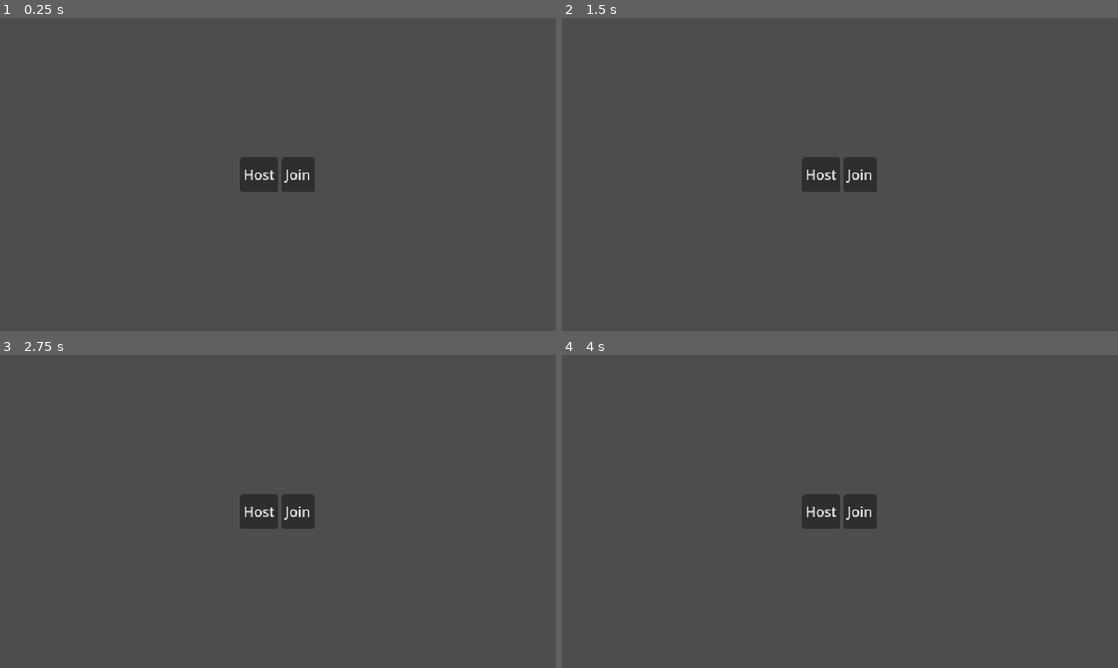
Above: before the commit, frames 1-4 (two rows, left to right).
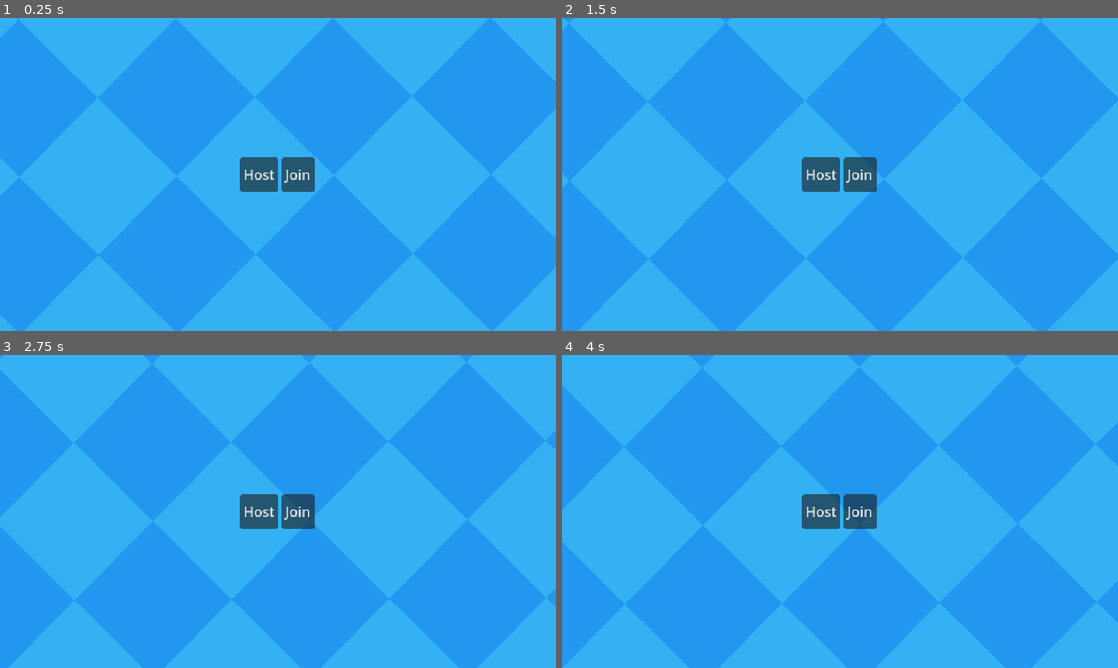
Above: after the commit, the same moments.

Repository: VictorPrazeres/2DMultiplayer
Game: Godot game, scene res://ui/main_menu/main_menu.tscn
Two runs of this game, one before a commit and one after it. Both use one fixed random seed, a clock stepped at 60 frames per second and the inputs below.
Inputs (mouse positions are in pixels of both pictures, inside the frame that each line leads up to):
- Up to frame 1 (0.25 s): no input
- Up to frame 2 (1.5 s): move the mouse to (962, 158) at 0.52 s; press the mouse at (962, 158) at 0.53 s; hold D (move_right) 0.53-1.28 s; move the mouse to (728, 190) at 1.27 s; release the mouse at (728, 190) at 1.28 s; hold S (move_down) from 1.28 s (still down); click (728, 190) at 1.35 s
- Up to frame 3 (2.75 s): move the mouse to (333, 442) at 2.02 s; release S (move_down) at 2.03 s; press the mouse at (333, 442) at 2.03 s; hold D (move_right) from 2.03 s (still down)
- Up to frame 4 (4 s): move the mouse to (812, 574) at 2.77 s; release D (move_right) at 2.78 s; release the mouse at (812, 574) at 2.78 s; hold W (move_up) 2.78-3.53 s; click (812, 574) at 2.85 s; move the mouse to (1006, 558) at 3.52 s; press the mouse at (1006, 558) at 3.53 s; hold A (move_left) from 3.53 s (still down)

The runs differ from the first frame. In frame 1, 100% of the frame differs, in the area x 0-100%, y 0-100%; in frame 2, 100%; in frame 3, 100%; in frame 4, 100%.

Commit message:
feat(environment): add animated background
Introduce animated background elements to enhance visual depth and environment
aesthetics during gameplay.

Diff:
--- /dev/null
+++ b/autoload/background.tscn
@@ -0,0 +1,16 @@
+[gd_scene load_steps=4 format=3 uid="uid://bti0xyh2bm8p6"]
+
+[ext_resource type="Shader" uid="uid://cj3qfp15fa6kb" path="res://resources/shader/background.gdshader" id="1_lsgk8"]
+[ext_resource type="Texture2D" uid="uid://brs3wevy7e1i" path="res://assets/background.png" id="2_sdl01"]
+
+[sub_resource type="ShaderMaterial" id="ShaderMaterial_i5wg5"]
+shader = ExtResource("1_lsgk8")
+
+[node name="Background" type="Sprite2D"]
+texture_repeat = 2
+material = SubResource("ShaderMaterial_i5wg5")
+position = Vector2(330, 180)
+rotation = -0.790755
+texture = ExtResource("2_sdl01")
+region_enabled = true
+region_rect = Rect2(0, 0, 1200, 1200)
--- a/project.godot
+++ b/project.godot
@@ -18,6 +18,7 @@
 [autoload]
 
 GameEvents="*res://autoload/game_events.gd"
+Background="*res://autoload/background.tscn"
 
 [display]
 
--- /dev/null
+++ b/resources/shader/background.gdshader
@@ -0,0 +1,6 @@
+shader_type canvas_item;
+
+void fragment() {
+	vec4 color = texture(TEXTURE, UV + vec2(.04 * TIME, .02 * TIME));
+	COLOR = color;
+}
Binary file added: assets/background.png
Not shown, added: assets/background.png.import
Not shown, added: resources/shader/background.gdshader.uid
